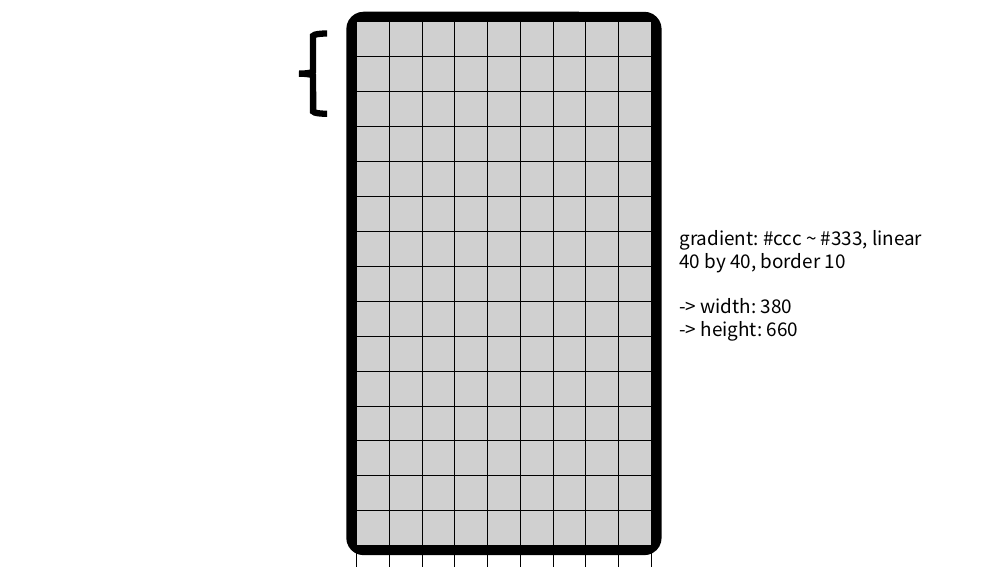
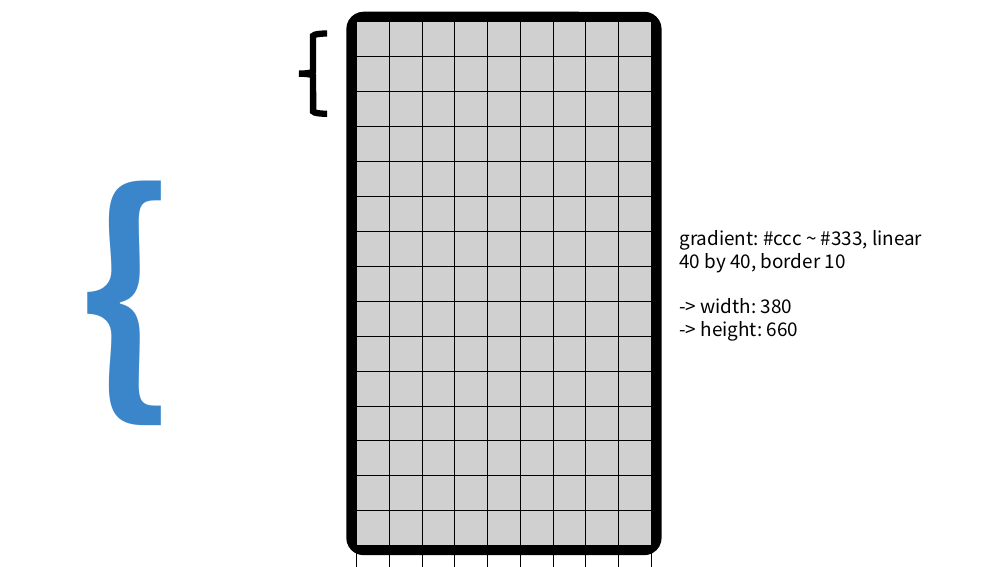
Before and after one commit to oxjihun/esoTris, a slide deck: slide 1 of images/design.pptx. Drawn at 1008x567 pixels with LibreOffice and Linux fonts; fonts in the diff are those of the drawing; grey boxes stand for pictures. Boxes give left, top, right and bottom in pixels: in the first picture for what was removed or moved away, otherwise in the second. Text is boxed around its words. In the diff, an @@ line names an element or a change of style, - is before the commit and + after.

```diff
--- a/images/design.pptx
+++ b/images/design.pptx
@@ text added at box(71, 128, 177, 439), 239 pt, text #3B86CA, bold @@
+{
```
Also in this commit, not shown: 6 other files.
